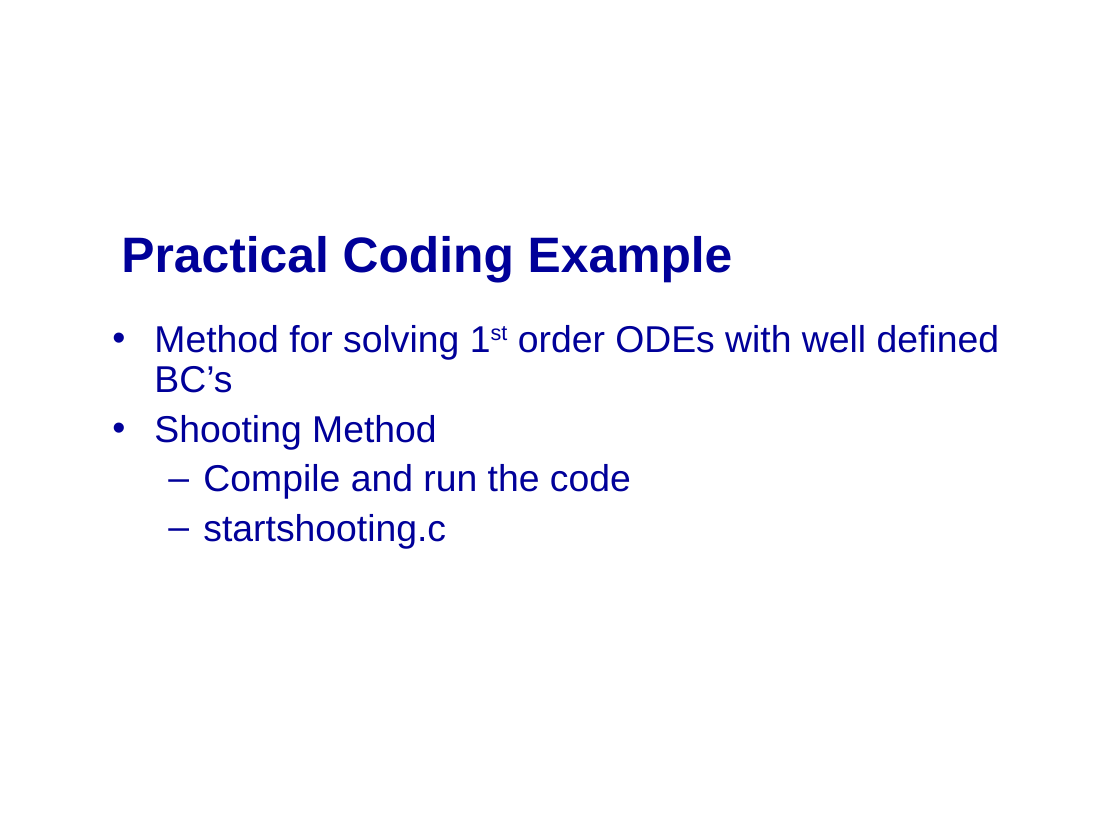
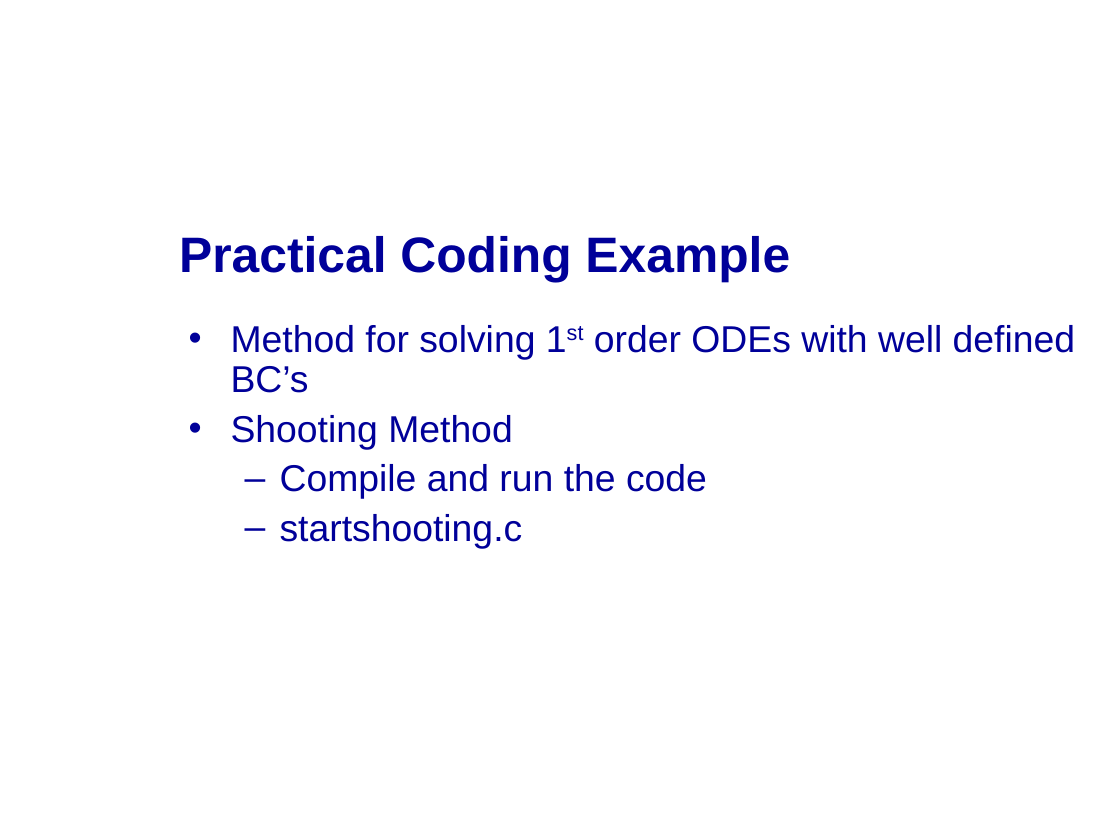
Before and after one commit to mikeg64/iome, a slide deck: slide 20 of trunk/src/examples/course/c/presentation/IntrotoC3.ppt. Drawn at 1120x840 pixels with LibreOffice and Linux fonts; fonts in the diff are those of the drawing; background and template pictures are left out. Boxes give left, top, right and bottom in pixels: in the first picture for what was removed or moved away, otherwise in the second. Text is boxed around its words. In the diff, an @@ line names an element or a change of style, - is before the commit and + after.

```diff
--- a/trunk/src/examples/course/c/presentation/IntrotoC3.ppt
+++ b/trunk/src/examples/course/c/presentation/IntrotoC3.ppt
@@ title "Practical Coding Example": place and size @@
-title "Practical Coding Example" at bbox=[121, 236, 733, 282]
+title "Practical Coding Example" at bbox=[179, 236, 790, 282]
@@ text "Method for solving 1st order ...": place and size @@
-text "Method for solving 1st order ..." at bbox=[154, 325, 999, 549]
+text "Method for solving 1st order ..." at bbox=[231, 325, 1075, 549]
```
Also in this commit, not shown: 6 other files.
